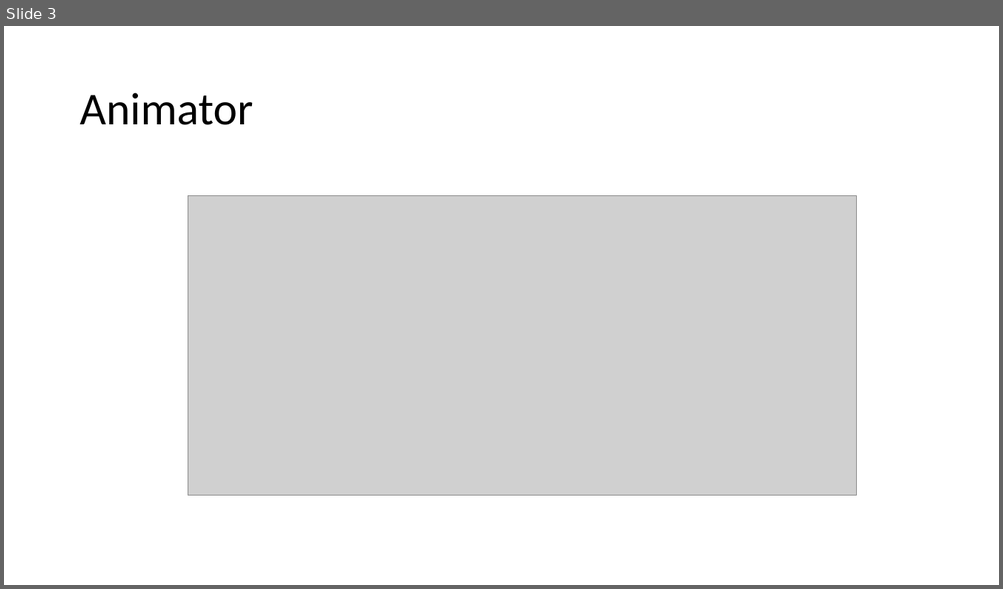
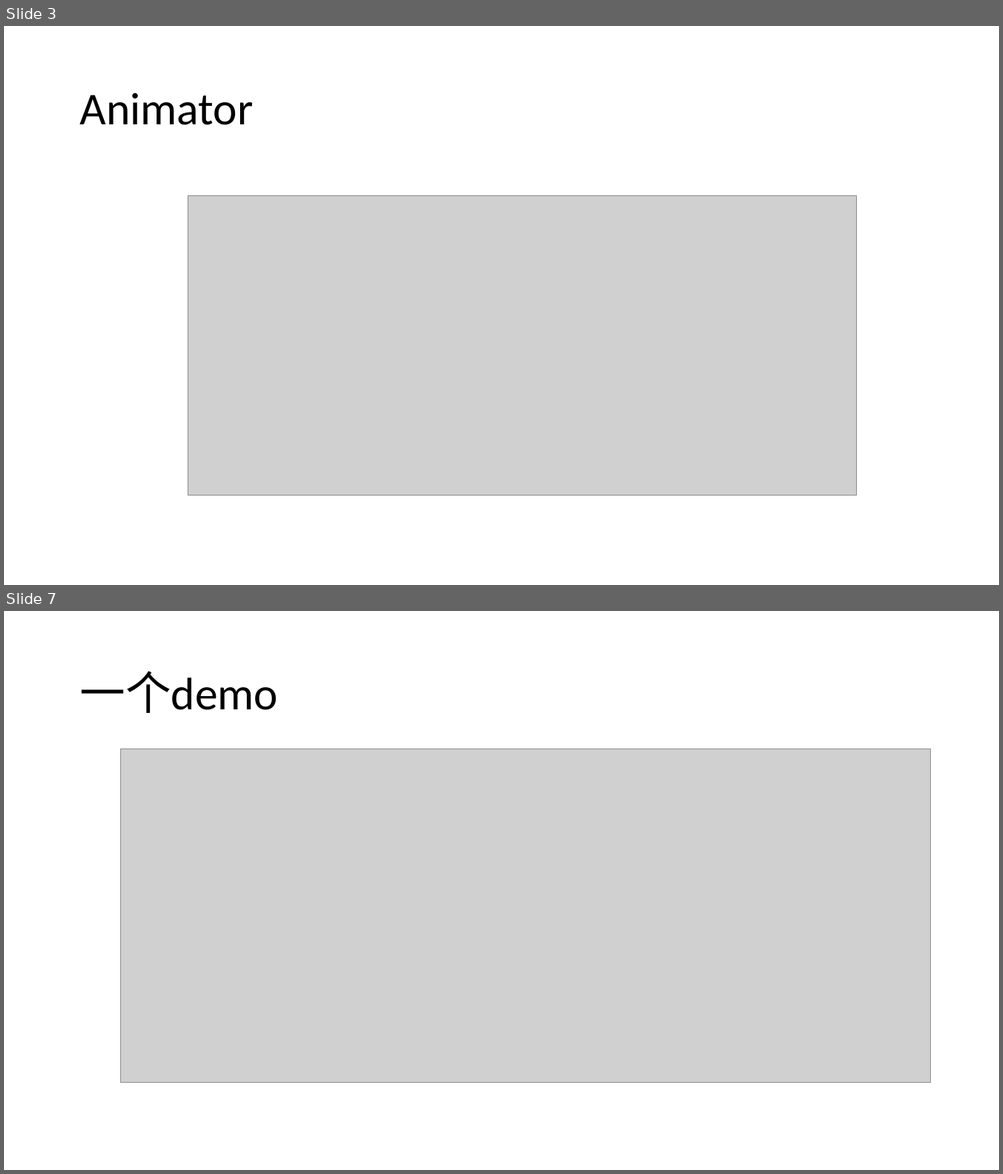
Before and after one commit to hua3505/Share, a slide deck: AnimationSkillShare/动画实用技巧.pptx. Shown one above the other, each under a label of ours: slide 3 before the commit, slides 3 and 7 after it; the slides between them are not shown. The pictures are 1003x589 and 1003x1174 pixels, drawn with LibreOffice and Linux fonts; fonts in the diff are those of the drawing; grey boxes stand for pictures. Boxes give left, top, right and bottom in pixels: in the first picture for what was removed or moved away, otherwise in the second. Text is boxed around its words. In the diff, an @@ line names an element or a change of style, - is before the commit and + after.

```diff
--- a/AnimationSkillShare/动画实用技巧.pptx
+++ b/AnimationSkillShare/动画实用技巧.pptx
@@ slide 7 added at <box>4,611,999,1170</box>, background #FFFFFF @@
@@ title added at <box>79,671,278,713</box>, 44 pt, text #000000 @@
+一个demo
@@ picture added at <box>120,749,930,1083</box> @@
```
Also in this commit, not shown: 1 slide changed, 4 other slides added, 4 slides removed, 3 other files.
